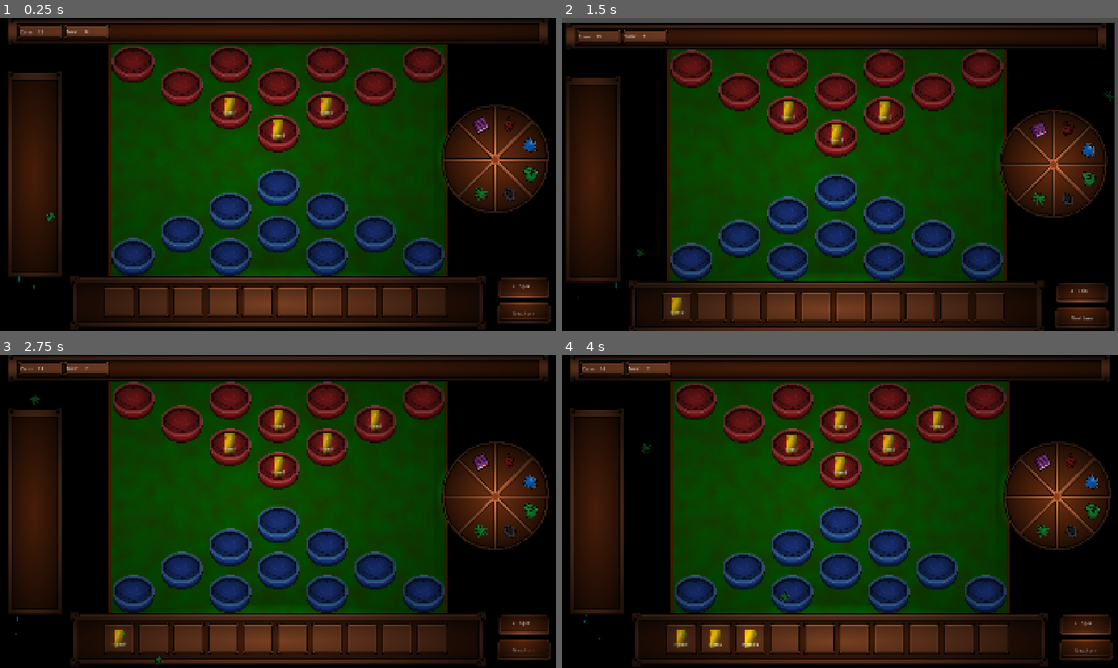
Above: before the commit, frames 1-4 (two rows, left to right).
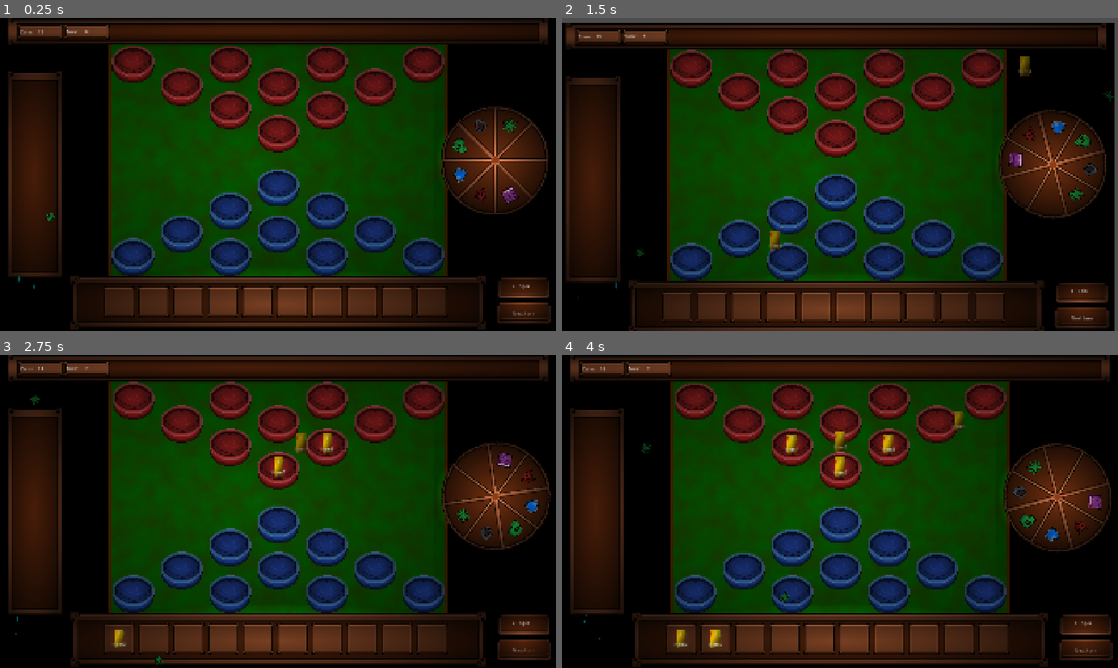
Above: after the commit, the same moments.

Repository: ArmanKianian/Untitled
Game: Godot game, scene res://scenes/game.tscn
Two runs of this game, one before a commit and one after it. Both use one fixed random seed, a clock stepped at 60 frames per second and the inputs below.
Inputs:
- Up to frame 1 (0.25 s): no input
- Up to frame 2 (1.5 s): click "Spin" at 0.5 s; click "Next turn" at 1.25 s
- Up to frame 3 (2.75 s): click "Next turn" at 2 s
- Up to frame 4 (4 s): click "Spin" at 2.75 s; click "Spin" at 3.5 s

The runs differ from the first frame. In frame 1, 1.8% of the frame differs, in the area x 40-99%, y 25-63%; in frame 2, 2.9%; in frame 3, 2.6%; in frame 4, 3.0%, in the area x 21-99%, y 18-94%.

Commit message:
Spinning wheel update
now spinning wheel rotates :D

Diff:
--- a/scripts/game.gd
+++ b/scripts/game.gd
@@ -44,14 +44,14 @@
 func _on_spin_button_pressed() -> void:
 	camera.screen_shake(8, 0.2)
 	if int(coin.text) >= int(spin_cost.text):
-		if add_card(player_cards, player_inventory, player_square):
+		if await add_card(player_cards, player_inventory, player_square):
 			coin.text = str(int(coin.text) - int(spin_cost.text))
 			spin_cost.text = str(int(spin_cost.text) + spin_cost_gain)
 
 func add_card(cards, inventory, square):
 	for child in inventory.get_children():
 		if child.item == null:
-			var chosen = spinning_wheel.spin()
+			var chosen = await spinning_wheel.spin()
 			var card = CARD.instantiate()
 			card.inventory = inventory
 			card.square = square
@@ -65,7 +65,7 @@
 
 func enemy_move():
 	while enemy_coin >= enemy_spin_cost:
-		if add_card(enemy_cards, enemy_inventory, enemy_square):
+		if await add_card(enemy_cards, enemy_inventory, enemy_square):
 			enemy_coin -= enemy_spin_cost
 			enemy_spin_cost += spin_cost_gain
 		else:
--- a/scripts/spinning_wheel.gd
+++ b/scripts/spinning_wheel.gd
@@ -10,12 +10,13 @@
 	{"name": "Item6", "level": 1, "damage": 1, "health": 3, "chance": 10.0},
 	{"name": "Item7", "level": 1, "damage": 3, "health": 2, "chance": 10.0},
 	{"name": "Item8", "level": 1, "damage": 4, "health": 1, "chance": 10.0},
-	{"name": "Item9", "level": 1, "damage": 1, "health": 4, "chance": 10.0},
-	{"name": "Item10", "level": 1, "damage": 3, "health": 3, "chance": 10.0},
 ]
 
 func spin():
 	var chosen = pick_weighted_random_item()
+	for i in range(items.size()):
+		if items[i] == chosen:
+			return await rotate_wheel(i, chosen)
 	return chosen
 
 # Normalize Chance then pick one random based on weight(chance)
@@ -31,3 +32,17 @@
 		if random_chance <= 0:
 			return item
 	return items[0]
+
+func rotate_wheel(index, chosen):
+	randomize()
+	var random_rotation = randi_range(3, 6)
+	var degree = 360.0 / 8.0
+	var chosen_degree = index * degree + (degree/2)
+	var tween = create_tween()
+	tween.set_ease(Tween.EASE_IN_OUT)
+	for i in range(random_rotation):
+		tween.tween_property(self, "rotation_degrees", 360 * i, 0.1)
+	tween.tween_property(self, "rotation_degrees", chosen_degree + 360*random_rotation, 0.5)
+	await tween.finished
+
+	return chosen
